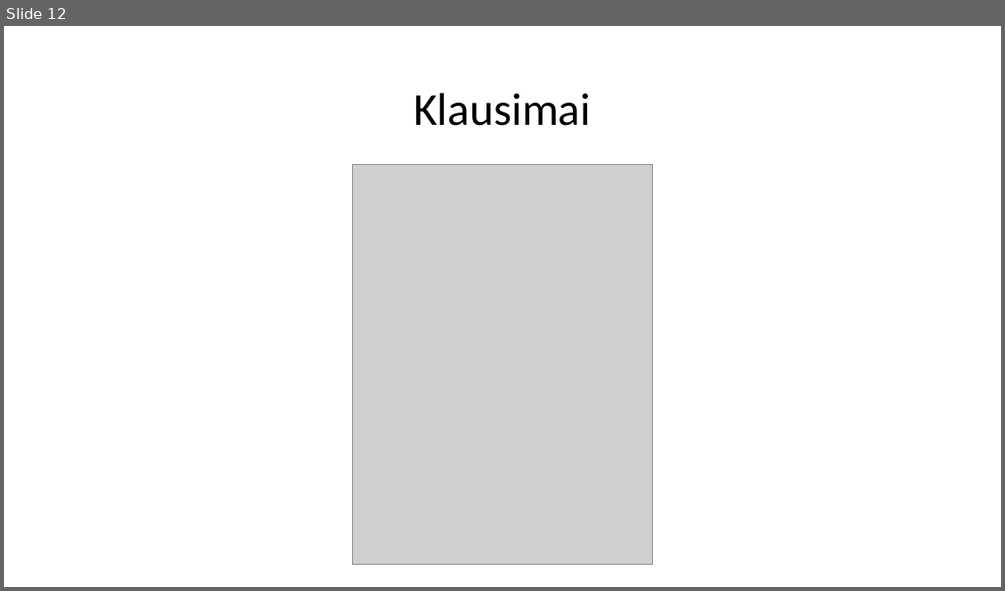
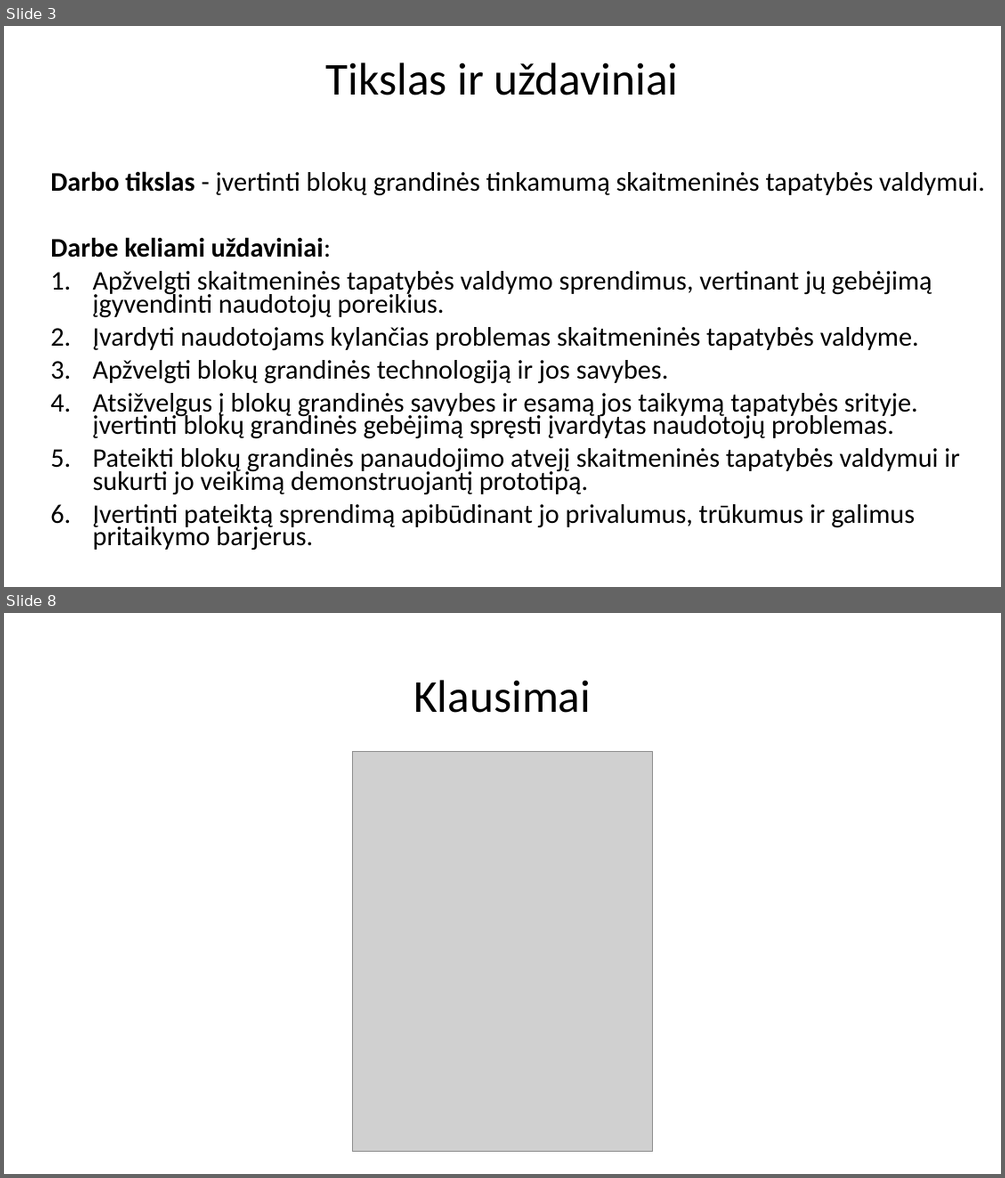
Before and after one commit to Ubaldas11/bachelor-thesis, a slide deck: BakalauroGynimas.pptx. Shown one above the other, each under a label of ours: slide 12 before the commit, slides 3 and 8 after it; the slides between them are not shown. The pictures are 1005x591 and 1005x1178 pixels, drawn with LibreOffice and Linux fonts; fonts in the diff are those of the drawing; grey boxes stand for pictures; background and template pictures are left out. Boxes give left, top, right and bottom in pixels: in the first picture for what was removed or moved away, otherwise in the second. Text is boxed around its words. In the diff, an @@ line names an element or a change of style, - is before the commit and + after.

```diff
--- a/BakalauroGynimas.pptx
+++ b/BakalauroGynimas.pptx
@@ slide 3 added at (4, 26, 1001, 587), background #FFFFFF @@
@@ text added at (326, 62, 679, 95), 44 pt, text #000000 @@
+Tikslas ir uždaviniai
@@ text added at (50, 171, 985, 549), 25.9 pt, text #000000 @@
+Darbo tikslas - įvertinti blokų grandinės tinkamumą skaitmeninės tapatybės valdymui.
+Darbe keliami uždaviniai:
+1. Apžvelgti skaitmeninės tapatybės valdymo sprendimus, vertinant jų gebėjimą įgyvendinti naudotojų poreikius.
+2. Įvardyti naudotojams kylančias problemas skaitmeninės tapatybės valdyme.
+3. Apžvelgti blokų grandinės technologiją ir jos savybes.
+4. Atsižvelgus į blokų grandinės savybes ir esamą jos taikymą tapatybės srityje. įvertinti blokų grandinės gebėjimą spręsti įvardytas naudotojų problemas.
+5. Pateikti blokų grandinės panaudojimo atvejį skaitmeninės tapatybės valdymui ir sukurti jo veikimą demonstruojantį prototipą.
+6. Įvertinti pateiktą sprendimą apibūdinant jo privalumus, trūkumus ir galimus pritaikymo barjerus.
@@ what was slide 12 is now slide 8 @@
```
Also in this commit, not shown: 1 slide changed, 5 other slides added, 10 slides removed, 2 other files.
